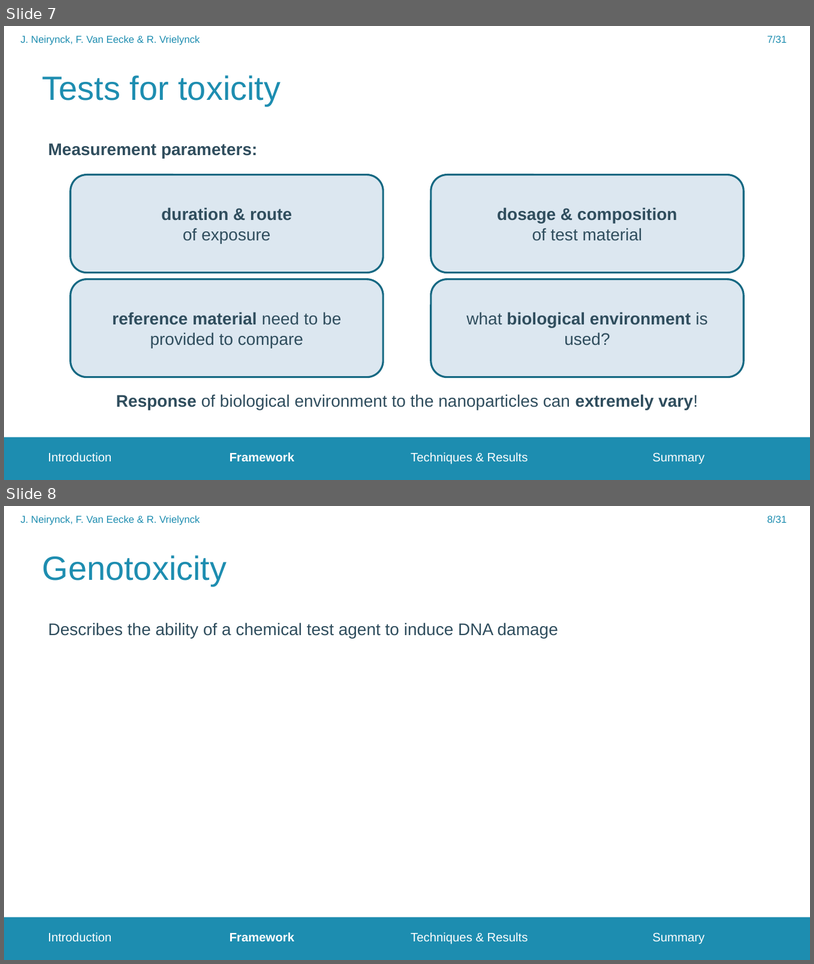
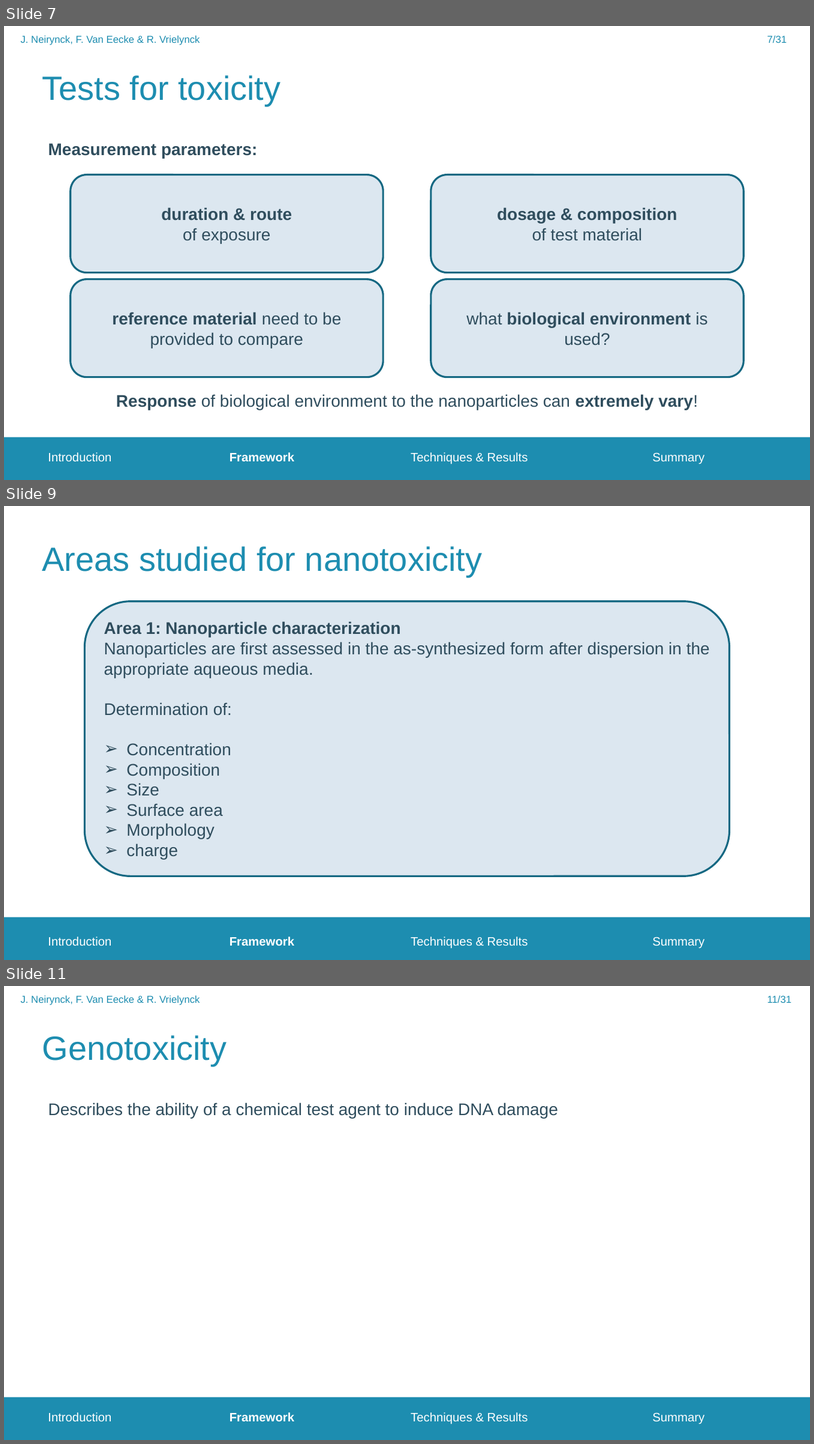
Before and after one commit to FrederikVanEecke/PresentationClusters, a slide deck: NanoparticleToxicity.pptx. Shown one above the other, each under a label of ours: slides 7 and 8 before the commit, slides 7, 9 and 11 after it; the slides between them are not shown. The pictures are 814x964 and 814x1444 pixels, drawn with LibreOffice and Linux fonts; fonts in the diff are those of the drawing; background and template pictures are left out. Boxes give left, top, right and bottom in pixels: in the first picture for what was removed or moved away, otherwise in the second. Text is boxed around its words. In the diff, an @@ line names an element or a change of style, - is before the commit and + after.

```diff
--- a/NanoparticleToxicity.pptx
+++ b/NanoparticleToxicity.pptx
@@ slide 9 added at [4, 506, 810, 960], background #FFFFFF; not listed: 1 template element that a slide beside it also shows @@
@@ title added at [42, 546, 482, 577], 40 pt, text #1D8DB0 @@
+Areas studied for nanotoxicity
@@ rounded rectangle added at [84, 601, 730, 876], fill #DCE7F0, outline #156882 2.25 pt, 20 pt, text #2F4D5D @@
+Area 1: Nanoparticle characterization
+Nanoparticles are first assessed in the as-synthesized form after dispersion in the appropriate aqueous media.
+Determination of:
+➢ Concentration
+➢ Composition
+➢ Size
+➢ Surface area
+➢ Morphology
+➢ charge
@@ text added at [48, 936, 705, 948], 14.5 pt, text #FFFFFF @@
+Introduction Framework Techniques & Results Summary
@@ what was slide 8 is now slide 11 @@
@@ page number at [768, 996, 792, 1003]: text changed @@
-8/31
+11/31
```
Also in this commit, not shown: 2 other slides added.
